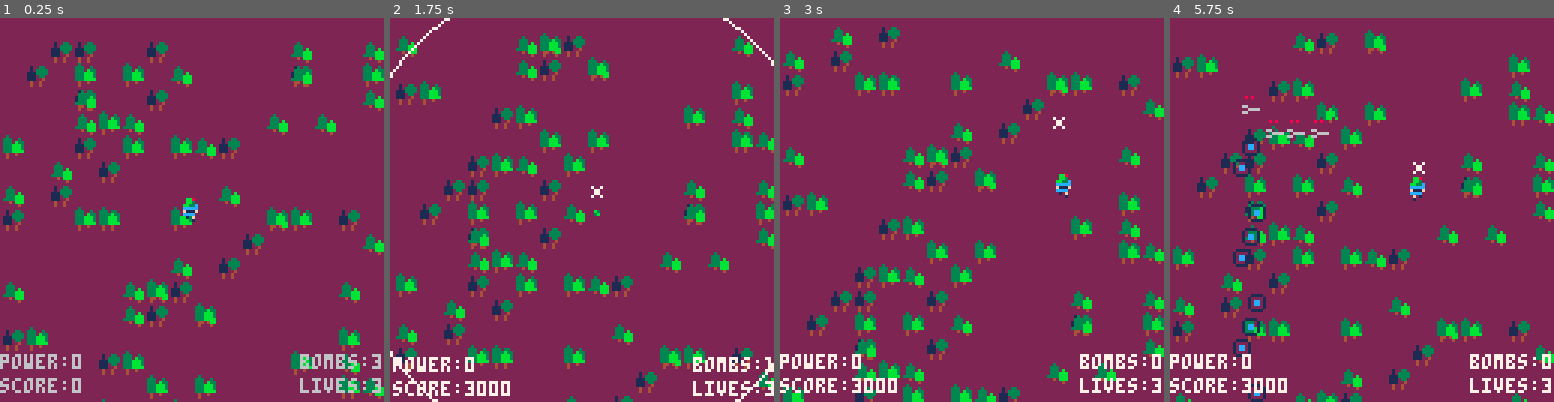
Above: before the commit, frames 1-4 (left to right).
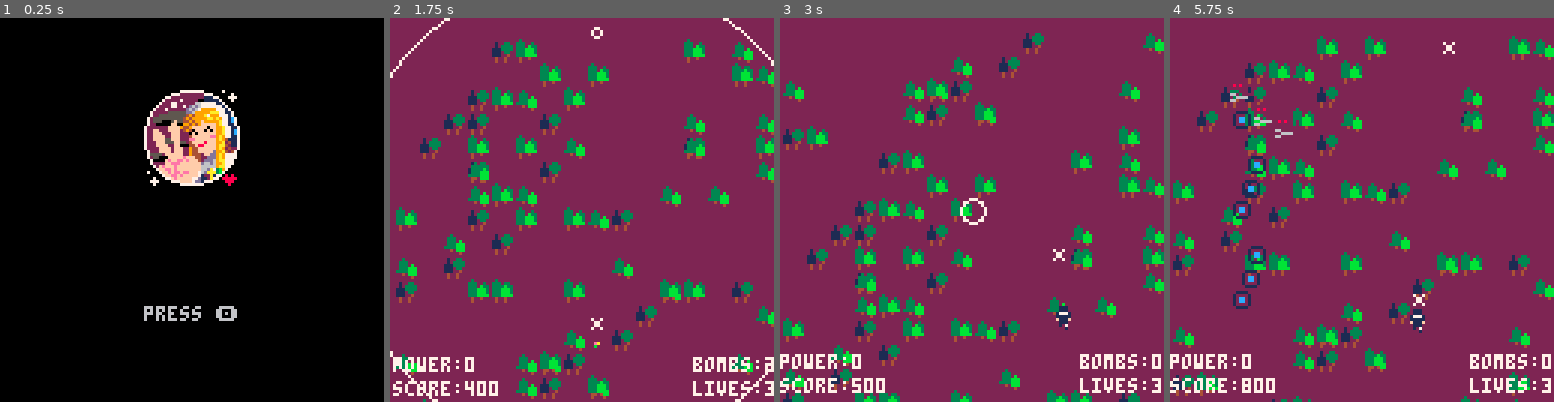
Above: after the commit, the same moments.

Repository: sheriranka/thestuff
Game: PICO-8 cartridge gamejam.p8
The game is run twice, just before and just after one commit, with the same random seed, the same clock (stepped at 60 frames per second) and the same inputs.
Inputs:
- Up to frame 1 (0.25 s): no input
- Up to frame 2 (1.75 s): tap X (X key) at 0.33, 1.07 s; tap O (Z key) at 0.7, 1.7 s; hold Right from 1.6 s (still down)
- Up to frame 3 (3 s): tap X (X key) at 1.85, 2.97 s; release Right at 2.1 s; tap O (Z key) at 2.1, 2.5, 2.9 s; hold Up 2.15-2.42 s; hold Right from 2.47 s (still down)
- Up to frame 4 (5.75 s): release Right at 3.03 s; hold Left 3.08-3.58 s; tap O (Z key) every 0.4 s from 3.3 to 5.7 s; hold Down 3.63-3.97 s; hold Right 4.02-4.68 s; tap X (X key) at 4.08, 5.2 s; hold Up 4.73-5.03 s; hold Left 5.08-5.68 s; hold Down from 5.73 s (still down)

The runs differ from the first frame. In frame 1, 99% of the frame differs, in the area x 0-100%, y 0-100%; in frame 2, 20%; in frame 3, 21%; in frame 4, 22%.

Commit message:
working game

Diff:
--- a/gamejam.p8
+++ b/gamejam.p8
@@ -3,16 +3,21 @@
 __lua__
 
 function _init()
- elchi = {x=60,y=60}
+ elchi = {x=60,y=104}
 	score = 0
+	//for testing purposes
+	//change to 3 each later
 	life = 3
 	bombs = 3
+
+
 	shots = {}
 	wait = 0
 	invul = 0
 	bombframe = 0
 	power = 0
 	dmg = 1
+	animate = 0
 
 	treex = {}
 	treey = {}
@@ -25,8 +30,11 @@
 
 	animate = 0
 
+	//player spd
  speed = 1
- screen = "game"
+
+ //state
+ screen = "start"
  //level = 1
  --tick of stage, to gen
  --stage enemies at dif
@@ -69,9 +77,26 @@
 
  dialogue = {t = "",sp = 0,left = 0}
 
-// generateboss()
-
-
+ //intro stuff
+
+ introticks = 99
+
+ introtxt = ""
+
+ introcount = 1
+
+ //ending stuff
+
+ edticks = 99
+
+ edtxt = ""
+
+ edcount = 1
+
+ //game over time restart
+ //counter
+
+ goticks = 0
 
 end
 
@@ -79,8 +104,11 @@
 
 function _draw()
 
-	if(screen == "menu") then
-
+	if(screen == "start") then
+	 drawstart()
+
+	elseif(screen == "intro") then
+		drawintro()
 
 	elseif(screen == "game") then
 		drawgame()
@@ -94,10 +122,10 @@
 
 
 	elseif(screen == "gameover") then
-
+		drawgameover()
 
 	elseif(screen == "ending") then
-
+		drawed()
 
 	end
 
@@ -106,8 +134,12 @@
 
 function _update()
 
-	if(screen == "menu") then
-
+	if(screen == "start") then
+		updatestart()
+
+	elseif(screen == "intro") then
+		updateintro(introticks,introcount)
+		introticks += 1
 
 	elseif(screen == "game") then
 		updategame()
@@ -119,10 +151,14 @@
 
 
 	elseif(screen == "gameover") then
-
+		goticks += 1
+		if(goticks > 90) then
+			_init()
+		end
 
 	elseif(screen == "ending") then
-
+		updateed(edticks,edcount)
+		edticks += 1
 
 	end
 
@@ -149,6 +185,8 @@
 
 function eventman(c,id)
 
+
+	//pre boss dialogue
 	if(id == 1) then
 
 		local enddialogue = 4
@@ -167,39 +205,111 @@
 				end
 			end
 
-	elseif(c == 2) then
-
-		if txtwait > 30 then
+		elseif(c == 2) then
+
+			if txtwait > 30 then
+				txt = true
+				dia(1,true,"hello!")
+				txtwait = 0
+				ct += 1
+			end
+
+		elseif(c == 3) then
+
+			if txtwait > 30 then
+				dia(2,false,"bye!")
+				txtwait = 0
+				ct += 1
+			end
+
+
+		//add more dialogue later
+
+		elseif(c == enddialogue) then
+
+			if txtwait > 30 then
+				txt = false
+				screen = "game"
+				ct = 0
+				bossfight = true
+			end
+		end
+
+		//end dialogue
+
+	elseif(id == 2) then
+
+		//post battle dialogue
+
+		local enddialogue = 5
+
+		if(c == 0) then
+			//generateboss()
+			if(txtwait > 20) then
+				for s in all(boss) do
+						s.y += 1
+						if(s.y > 32) then
+							ct += 1
+							txtwait = 0
+							ct += 1
+						end
+				end
+			end
+
+
+		elseif(c == 1) then
+
 			txt = true
-			dia(1,true,"hello!")
+			dia(1,true,"goodbye!")
 			txtwait = 0
 			ct += 1
-		end
-
-	elseif(c == 3) then
-
-		if txtwait > 30 then
-			dia(2,false,"bye!")
-			txtwait = 0
-			ct += 1
-		end
-
-
-	//add more dialogue later
-
-	elseif(c == enddialogue) then
-
-		if txtwait > 30 then
-			txt = false
-			screen = "game"
-			ct = 0
-			bossfight = true
-		end
-
-	elseif(id == 2) then
-
-
-	end
+
+		elseif(c == 2) then
+
+			if txtwait > 30 then
+				txt = true
+				dia(2,false,"bye!")
+				txtwait = 0
+				ct += 1
+			end
+
+		//boss leave
+		elseif(c == 3) then
+
+			if(txtwait > 30) then
+			//stop displaying text
+				txt = false
+
+				for s in all(boss) do
+					s.y -= 1
+					if(s.y < -32) then
+						del(boss,s)
+						ct += 1
+						txtwait = 0
+					end
+				end
+
+			end
+
+		elseif(c == 4) then
+
+			if txtwait > 30 then
+				txt = true
+				dia(1,true,"wait up!")
+				txtwait = 0
+				ct += 1
+			end
+
+		elseif(c == enddialogue) then
+
+				if txtwait > 30 then
+					txt = false
+					elchi.y -= speed
+					if(elchi.y<-16) then
+						screen = "ending"
+					end
+				end
+		end
 
 end
 
@@ -320,7 +430,7 @@
 			//shot type
 			shottype = 0,
 			//points on death
-			points = 1000,
+			points = 100,
 			times = false
 			})
 
@@ -352,7 +462,7 @@
 				//shot type
 				shottype = 1,
 				//points on death
-				points = 1000,
+				points = 100,
 				times = false
 				})
 
@@ -386,7 +496,7 @@
 					//shot type
 					shottype = 5,
 					//points on death
-					points = 5000,
+					points = 500,
 					times = false
 					})
 
@@ -419,7 +529,7 @@
 					//shot type
 					shottype = 6,
 					//points on death
-					points = 5000,
+					points = 500,
 					times = false
 					})
 
@@ -453,7 +563,7 @@
 					//shot type
 					shottype = 2,
 					//points on death
-					points = 2000,
+					points = 200,
 					times = false
 					})
 
@@ -485,7 +595,7 @@
 					//shot type
 					shottype = 0,
 					//points on death
-					points = 2000,
+					points = 200,
 					times = false
 					})
 
@@ -518,7 +628,7 @@
 					//shot type
 					shottype = 3,
 					//points on death
-					points = 1500,
+					points = 150,
 					times = false
 					})
 
@@ -551,7 +661,7 @@
 					//shot type
 					shottype = 4,
 					//points on death
-					points = 1500,
+					points = 150,
 					times = false
 					})
 
@@ -584,7 +694,7 @@
 					//shot type
 					shottype = 8,
 					//points on death
-					points = 5000,
+					points = 500,
 					times = false
 					})
 
@@ -617,10 +727,10 @@
 	dy = 1,
 	sz = size,
 	s = sp,
-	phase = 1,
+	phase = 3,
 	phases = 3,
-	hp = 200,
-	maxhp = 200,
+	hp = 250,
+	maxhp = 250,
 	xx = 0,
 	yy = 0,
 	shottype = 0,
@@ -631,7 +741,8 @@
 	maxbul = 30,
 	tick = 5,
 	times = false,
-	speed = 1
+	speed = 1,
+	points = 5000
 	})
 
 end
@@ -650,7 +761,7 @@
 						b.yy = 32
 						b.shottype = 7
 						b.shot = 8
-						b.timeoutset = 30
+						b.timeoutset = 15
 						b.maxbul = 3
 						b.tick = 10
 						b.speed = 0.5
@@ -711,33 +822,37 @@
 					if(s < 4) then
 						b.xx = 96
 						b.yy = 16
-						b.shottype = 3
-						b.timeoutset = 1
-						b.maxbul = 3
+						b.dy = 2
+						b.shottype = 8
+						b.timeoutset = 15
+						b.timeout = 0
+						b.maxbul = 9
 						b.tick = 15
 						b.speed = 0.7
-						b.shot = 8
+						b.shot = 7
 
 
 					elseif(s < 16) then
+						b.dy = 1
 						b.xx = b.x
 						b.yy = b.y
-						b.shottype = 8
-						b.timeoutset = 1
-						b.maxbul = 2
-						b.tick = 30
-						b.speed = 0.5
+						b.shottype = 9
+						b.timeoutset = 5
+						b.maxbul = 10
+						b.tick = 5
+						b.speed = 0.8
 						b.shot = 7
 
 					elseif(s < 24) then
 
-						b.xx = 16
+						b.xx = 8
 						b.yy = 48
 						b.dx = 0.5
 						b.shottype = 3
-						b.timeoutset = 1
-						b.maxbul = 3
-						b.tick = 15
+						b.timeoutset = 15
+						b.maxbul = 30
+						b.timeout = 0
+						b.tick = 10
 						b.speed = 0.7
 						b.shot = 8
 
@@ -745,10 +860,10 @@
 
 						b.xx = b.x
 						b.yy = b.y
-						b.shottype = 8
-						b.timeoutset = 1
-						b.maxbul = 2
-						b.tick = 30
+						b.shottype = 4
+						b.timeoutset = 20
+						b.maxbul = 50
+						b.tick = 2
 						b.speed = 0.5
 						b.shot = 7
 
@@ -756,22 +871,23 @@
 
 						b.xx = 96
 						b.yy = 96
-						b.shottype = 3
-						b.timeoutset = 1
-						b.maxbul = 3
-						b.tick = 15
+						b.shottype = 1
+						b.timeoutset = 10
+						b.maxbul = 7
+						b.tick = 3
 						b.speed = 0.7
-						b.shot = 8
+						b.shot = 7
 
 					else
 
 						b.xx = b.x
 						b.yy = b.y
 						b.dx = 1
-						b.shottype = 8
-						b.timeoutset = 0
-						b.maxbul = 2
-						b.tick = 30
+						b.shottype = 9
+						b.timeoutset = 30
+						b.timeout = 0
+						b.maxbul = 5
+						b.tick = 3
 						b.speed = 0.5
 						b.shot = 7
 
@@ -783,6 +899,7 @@
 					b.xx = 52
 					b.yy = 28
 					b.dx = 1
+					b.dy = 1
 
 
 					if(s < 8) then
@@ -792,7 +909,7 @@
 						b.timeout = 0
 						b.maxbul = 20
 						b.tick = 10
-						b.speed = 0.7
+						b.speed = 1.3
 						b.shot = 8
 
 
@@ -1141,7 +1258,7 @@
 	for c in all(boss) do
 		for i=0,c.sz-1 do
 			for j=0,c.sz-1 do
-				spr(c.s+(i*16)+j,c.x+(j*8),c.y+(i*8))
+				spr(c.s+(i*16)+j+(animate*4),c.x+(j*8),c.y+(i*8))
 			end
 		end
 	end
@@ -1206,6 +1323,17 @@
 		end
 	end
 end
+
+
+function animatesprite()
+
+	t = (t + 1)%360
+
+	if(t%15 == 0) then
+		animate = t%2
+	end
+
+end
 -->8
 function updategame()
 
@@ -1218,9 +1346,13 @@
 		if not bossfight then
 			stagetime += 1
 			stage(stagetime)
+			score += 50
 		else
 			bosst += 1
 		end
+
+		--animate :)
+		animate = t%2
 
 	end
 
@@ -1242,11 +1374,6 @@
 	elseif(bombframe > 20) then
 		bombframe = 0
 	end
-
---animate :)
-
-	animate = (t/4)%2
-
 
 
 --enemy movement & shots
@@ -1416,6 +1543,11 @@
 			power -= 25
 			clearbullet()
 			updatedmg()
+
+			if(life < 0) then
+				screen = "gameover"
+			end
+
 		end
 	end
 
@@ -1431,6 +1563,11 @@
 			power -= 25
 			updatedmg()
 			clearbullet()
+
+			if(life < 0) then
+				screen = "gameover"
+			end
+
 		end
 	end
 
@@ -1463,9 +1600,11 @@
 				if(b.hp <= 0) then
 					b.hp = b.maxhp
 					b.phase += 1
+					bomb()
 					if(b.phase > b.phases) then
+						score += b.points
 						screen = "event"
-						evendid = 2
+						eventid = 2
 					end
 				end
 			end
@@ -1749,7 +1888,7 @@
 	//doesnt work
 	elseif (tpe == 9) then
 
-		for i=0,1,0.0755 do
+		for i=0,1,1/9 do
 			add(enemyshots, {
 				x = _x,
 				y = _y,
@@ -1930,238 +2069,423 @@
 
 end
 
-function animatesprite()
-
-	t = (t + 1)%360
-
-	if(t%15 == 0) then
-		animate = t%2
-	end
-
-end
-…(226 lines of a section not shown)…
+
+-->8
+//start screen
+
+
+function updatestart()
+
+	if(btn(5)) then
+		screen = "intro"
+	//press down for a buncha lives
+	//and bombs
+	elseif(btn(3))then
+		screen = "intro"
+		life = 9
+		bombs = 9
+	end
+
+
+end
+
+function drawstart()
+
+	cls(0)
+
+	local sp = 139
+	local x = 48
+	local y = 24
+
+	for i=0,3 do
+		for j=0,3 do
+			spr(sp+j+(i*16),x+(j*8),y+(i*8))
+		end
+	end
+
+
+	print("press 🅾️",48,96)
+
+end
+
+
+//intro screen
+
+function updateintro(ticks,c)
+
+	if(ticks > 100) then
+		if(c == 1) then
+			introtxt = "hello"
+			introcount += 1
+		elseif(c == 2) then
+			introtxt = "howya"
+			introcount += 1
+		elseif(c==3) then
+			introtxt = "doin?"
+			introcount += 1
+		elseif(c==4) then
+			screen = "game"
+		end
+
+		//reset ticks
+		introticks = 0
+	end
+
+	if(btn(4)) then
+		screen = "game"
+	end
+
+end
+
+
+
+function drawintro()
+
+	cls(0)
+
+	local sp = 193
+	local x = 48
+	local y = 24
+
+	for i=0,3 do
+		for j=0,3 do
+			spr(sp+j+(i*16),x+(j*8),y+(i*8))
+		end
+	end
+
+	print(introtxt,32,96)
+	print("❎skip",96,111)
+
+end
+
+
+//game over screen
+
+function drawgameover()
+
+
+	cls(0)
+
+	local sp = 203
+	local x = 48
+	local y = 24
+
+	for i=0,3 do
+		for j=0,3 do
+			spr(sp+j+(i*16),x+(j*8),y+(i*8))
+		end
+	end
+
+	print("game over",48,82)
+	print("score:"..score,44,96)
+
+end
+
+
+//ending screen
+
+function updateed(ticks,c)
+
+	if(ticks > 100) then
+		if(c == 1) then
+			edtxt = "hello"
+			edcount += 1
+		elseif(c == 2) then
+			edtxt = "howya"
+			edcount += 1
+		elseif(c==3) then
+			edtxt = "doin?"
+			edcount += 1
+		elseif(c==4) then
+			_init()
+		end
+
+		//reset ticks
+		edticks = 0
+	end
+
+end
+
+
+
+function drawed()
+
+	cls(0)
+
+	local sp = 198
+	local x = 48
+	local y = 24
+
+	for i=0,3 do
+		for j=0,3 do
+			spr(sp+j+(i*16),x+(j*8),y+(i*8))
+		end
+	end
+
+	print(edtxt,32,96)
+	//print("🅾️skip",96,111)
+	//ending cant be skipped
+	//cause i said so
+
+end
+…(261 lines of a section not shown)…
Not shown, changed: 140 lines of the sprite sheet (__gfx__) section of gamejam.p8
